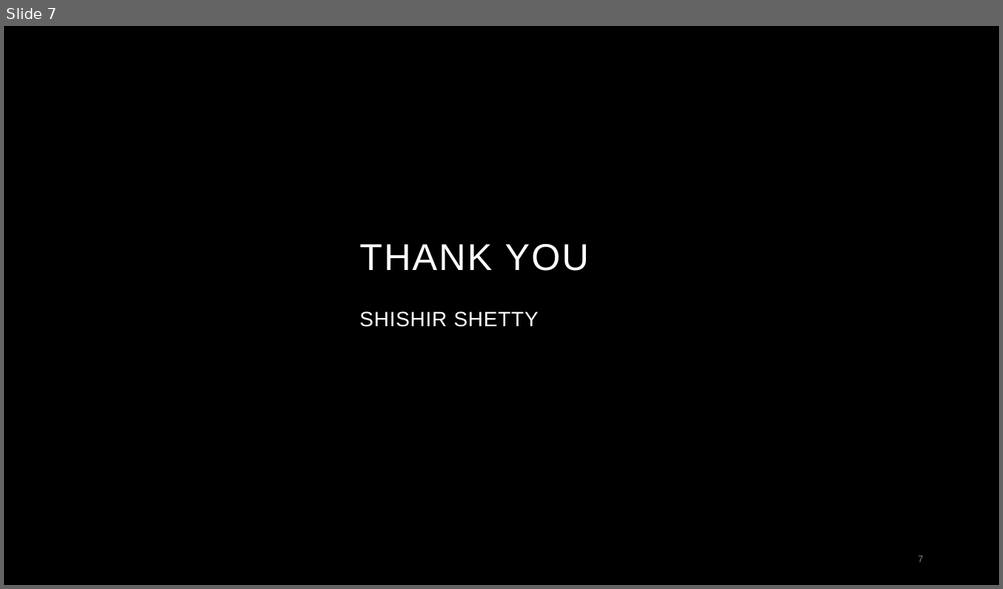
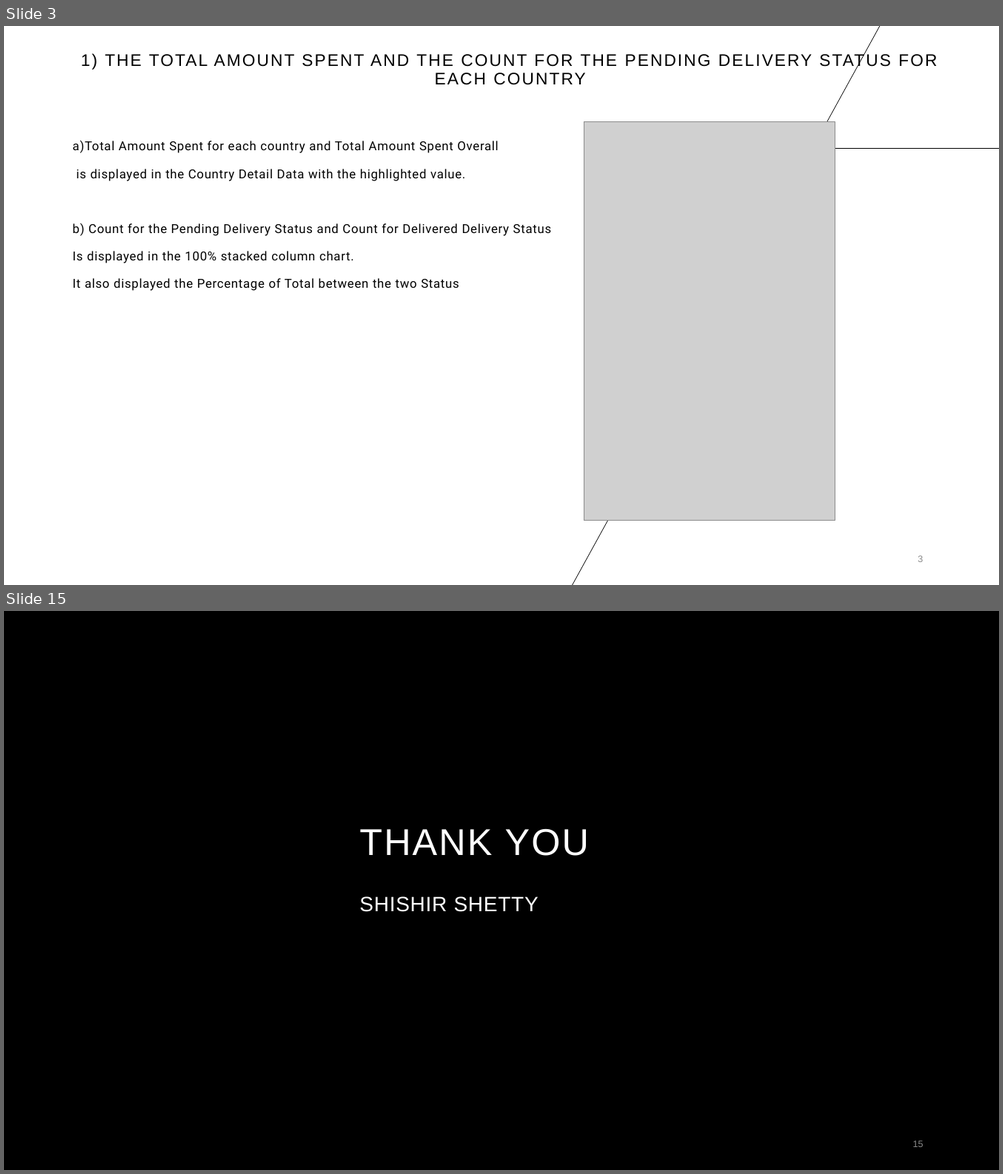
Before and after one commit to Shishir-Shetty/Assignment, a slide deck: PEI.pptx. Shown one above the other, each under a label of ours: slide 7 before the commit, slides 3 and 15 after it; the slides between them are not shown. The pictures are 1003x589 and 1003x1174 pixels, drawn with LibreOffice and Linux fonts; fonts in the diff are those of the drawing; grey boxes stand for pictures; background and template pictures are left out. Boxes give left, top, right and bottom in pixels: in the first picture for what was removed or moved away, otherwise in the second. Text is boxed around its words. In the diff, an @@ line names an element or a change of style, - is before the commit and + after.

```diff
--- a/PEI.pptx
+++ b/PEI.pptx
@@ slide 3 added at bbox=[4, 26, 999, 585], background #FFFFFF @@
@@ line added from (881, 26) to (571, 585), #000000 0.5 pt @@
@@ title added at bbox=[81, 53, 936, 85], 16.2 pt, text #000000 @@
+1) THE TOTAL AMOUNT SPENT AND THE COUNT FOR THE PENDING DELIVERY STATUS FOR EACH COUNTRY
@@ picture added at bbox=[583, 121, 834, 520] @@
@@ text added at bbox=[73, 140, 551, 291], 12 pt, text #000000 @@
+a)Total Amount Spent for each country and Total Amount Spent Overall
+is displayed in the Country Detail Data with the highlighted value.
+b) Count for the Pending Delivery Status and Count for Delivered Delivery Status
+Is displayed in the 100% stacked column chart.
+It also displayed the Percentage of Total between the two Status
@@ line added from (746, 148) to (999, 148), #000000 0.5 pt @@
@@ page number added at bbox=[917, 556, 922, 562], 9 pt, text #8C8C8C @@
+3
@@ what was slide 7 is now slide 15 @@
@@ page number at bbox=[913, 1141, 923, 1147]: text changed @@
-7
+15
```
Also in this commit, not shown: 4 slides changed, 7 other slides added.
